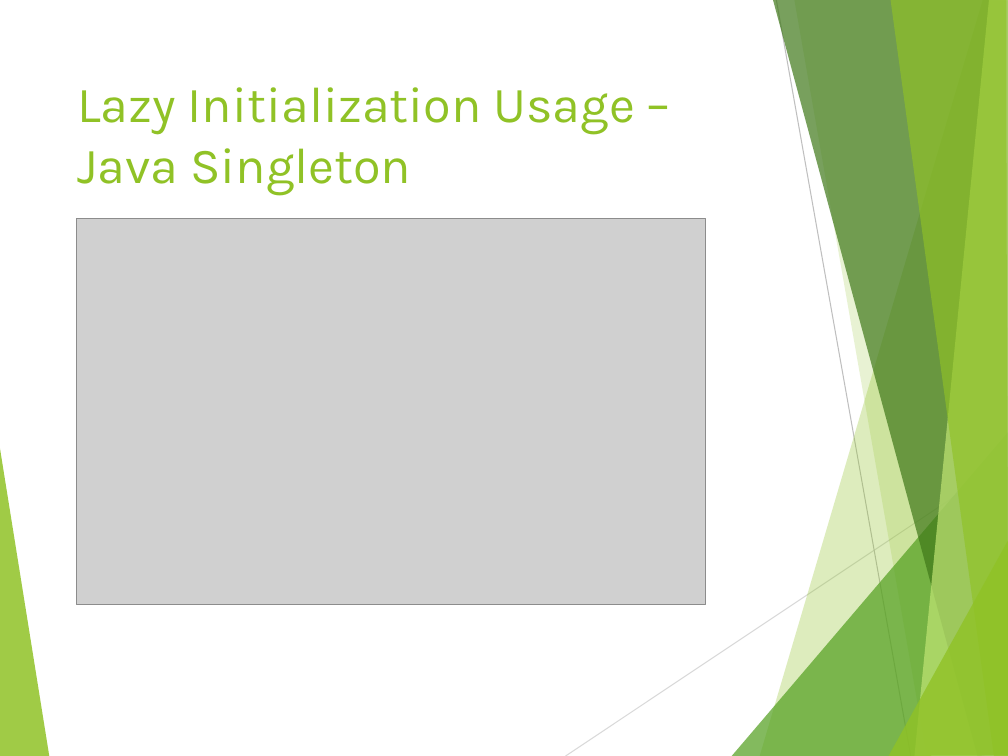
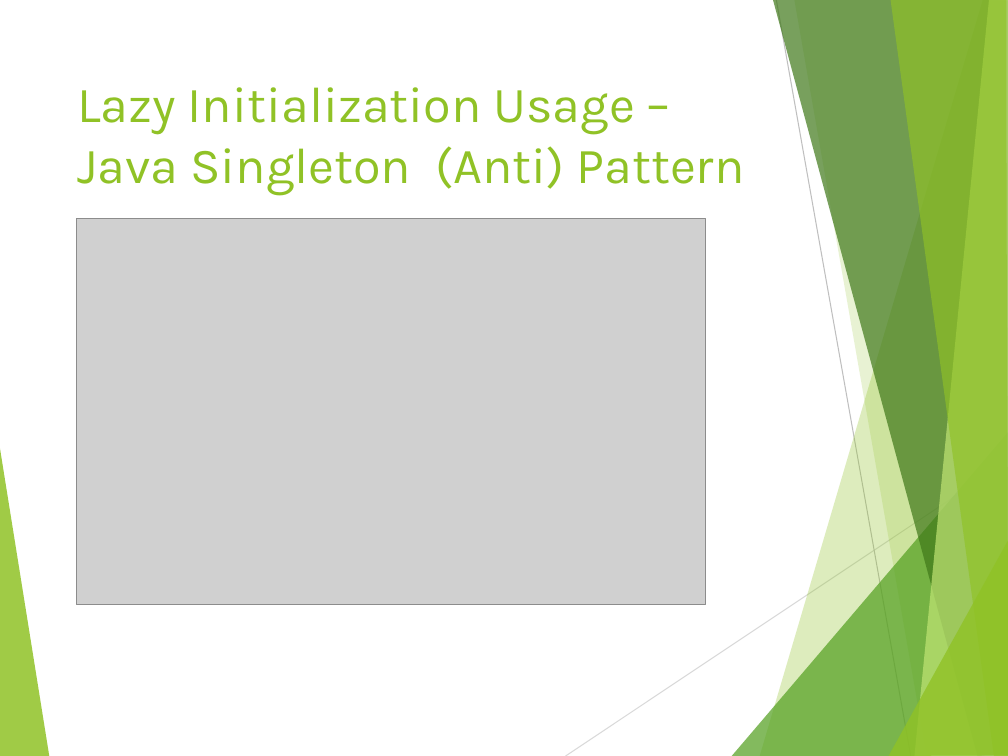
Before and after one commit to tamarstern/MyNodeJSCourse, a slide deck: slide 15 of day2/real_life_concurrency_problems/nodejs_real_life_concurrency_problems.pptx (slide 11 before the commit). Drawn at 1008x756 pixels with LibreOffice and Linux fonts; fonts in the diff are those of the drawing; grey boxes stand for pictures. Boxes give left, top, right and bottom in pixels: in the first picture for what was removed or moved away, otherwise in the second. Text is boxed around its words. In the diff, an @@ line names an element or a change of style, - is before the commit and + after.

```diff
--- a/day2/real_life_concurrency_problems/nodejs_real_life_concurrency_problems.pptx
+++ b/day2/real_life_concurrency_problems/nodejs_real_life_concurrency_problems.pptx
@@ title at bbox=[77, 87, 745, 195]: text changed @@
-Lazy Initialization Usage – Java Singleton
+Lazy Initialization Usage – Java Singleton (Anti) Pattern
```
Also in this commit, not shown: 8 other slides changed, 5 slides added, 7 other files.
